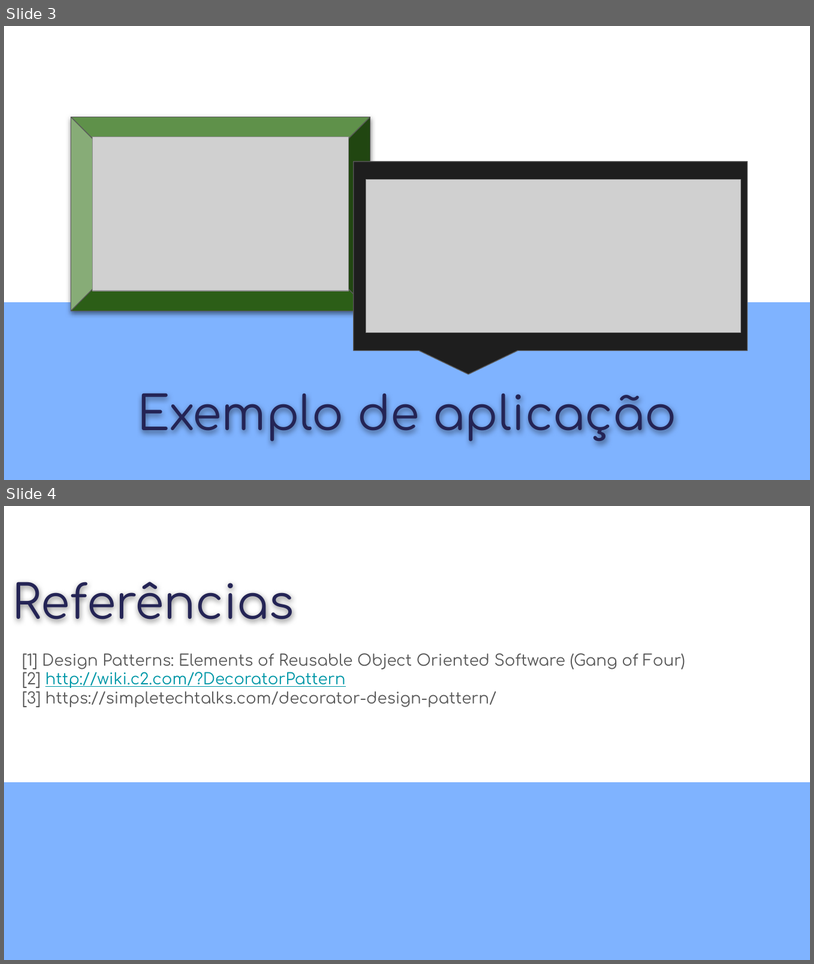
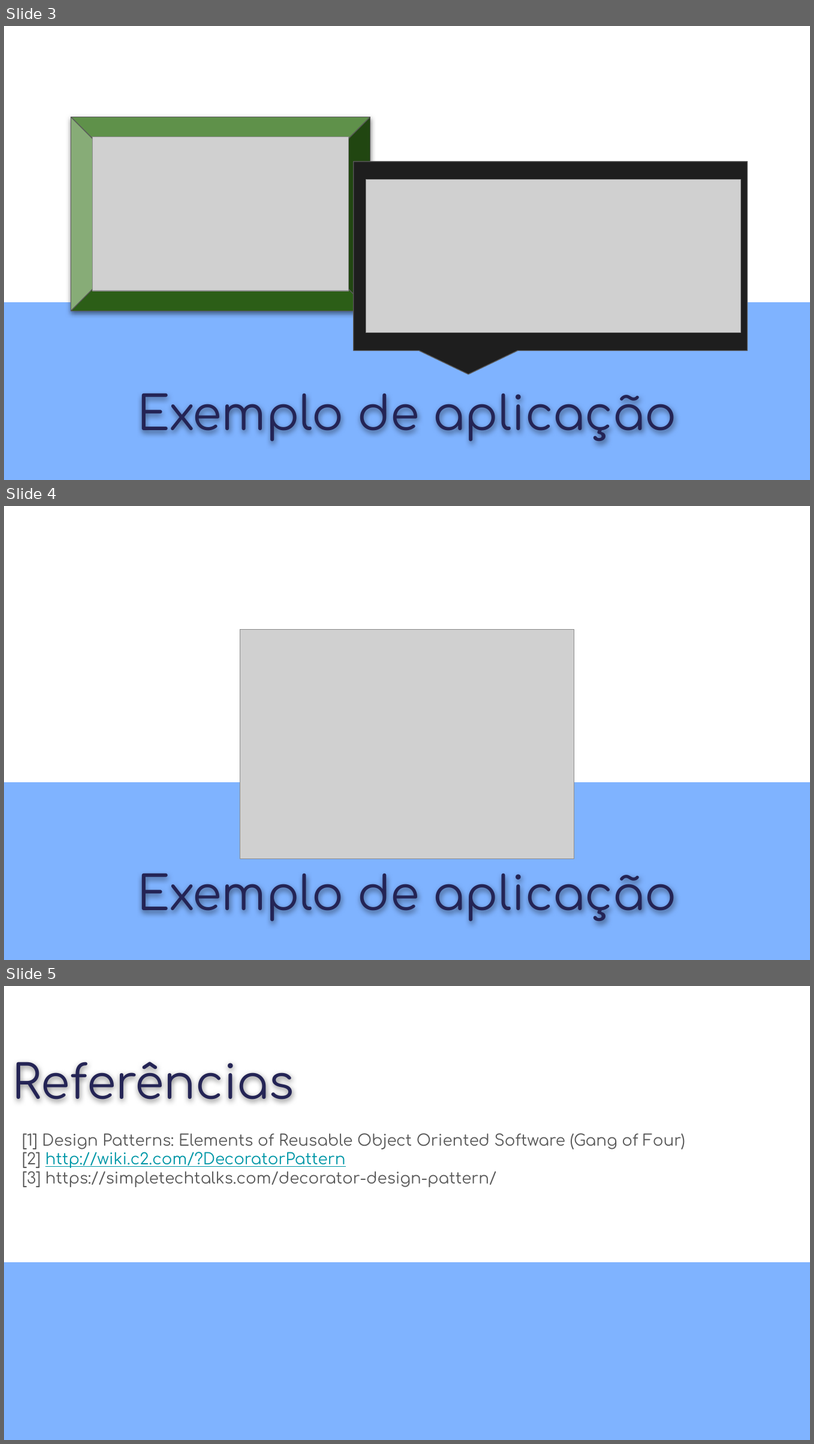
Before and after one commit to Hermitao/DecoratorExercise, a slide deck: Presentation/Decorator.pptx. Shown one above the other, each under a label of ours: slides 3 and 4 before the commit, slides 3, 4 and 5 after it. The pictures are 814x964 and 814x1444 pixels, drawn with LibreOffice and Linux fonts; fonts in the diff are those of the drawing; grey boxes stand for pictures; background and template pictures are left out. Boxes give left, top, right and bottom in pixels: in the first picture for what was removed or moved away, otherwise in the second. Text is boxed around its words. In the diff, an @@ line names an element or a change of style, - is before the commit and + after.

Commit message:
Presentation version 2

```diff
--- a/Presentation/Decorator.pptx
+++ b/Presentation/Decorator.pptx
@@ slide 4 added at [4, 506, 810, 960], background picture (left out) @@
@@ picture added at [240, 630, 575, 858] @@
@@ rectangle added at [4, 782, 810, 960], fill #7FB3FF, outline #7FB3FF 0.75 pt @@
@@ rectangle added at [241, 785, 392, 858], fill #9FC5E8, outline #595959 0.75 pt @@
@@ title added at [137, 857, 677, 921], 42 pt, text #242455 @@
+Exemplo de aplicação
@@ what was slide 4 is now slide 5 @@
```
Also in this commit, not shown: 4 other files.
